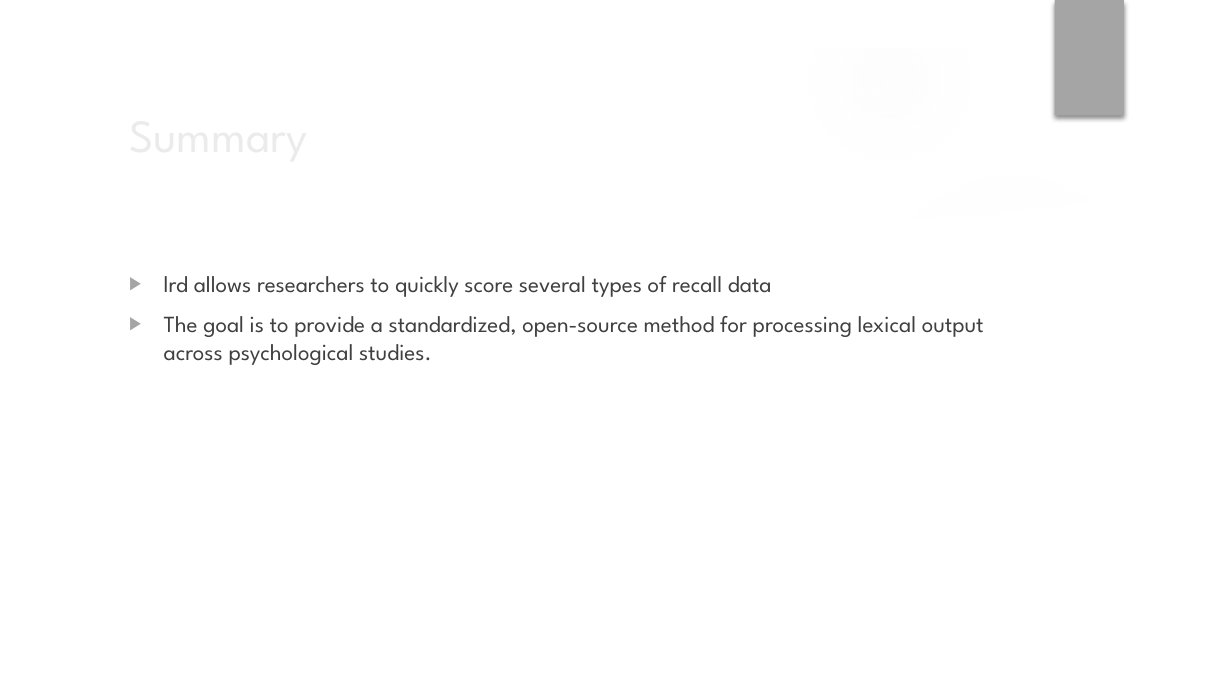
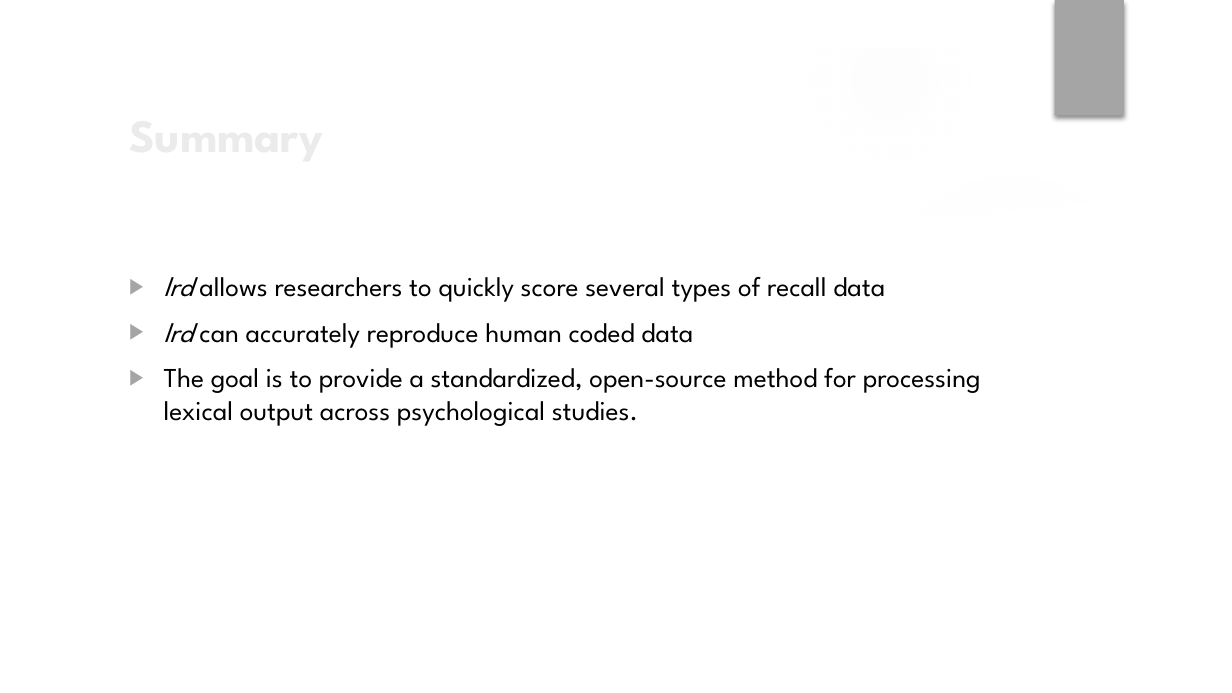
Before and after one commit to npm27/lrd-analysis, a slide deck: slide 21 of Presentations/Grad Symposium 21.pptx (slide 12 before the commit). Drawn at 1232x693 pixels with LibreOffice and Linux fonts; fonts in the diff are those of the drawing; background and template pictures are left out. Boxes give left, top, right and bottom in pixels: in the first picture for what was removed or moved away, otherwise in the second. Text is boxed around its words. In the diff, an @@ line names an element or a change of style, - is before the commit and + after.

```diff
--- a/Presentations/Grad Symposium 21.pptx
+++ b/Presentations/Grad Symposium 21.pptx
@@ title "Summary" at box(117, 99, 1003, 170): bold on @@
@@ text at box(164, 277, 981, 426): size 13.5 to 16 pt, text colour #404040 to #000000 in "lrd allows researchers to quickly score several ...", "The goal is to provide a standardized, ..."; italic on in "lrd" @@
@@ text at box(164, 323, 693, 348): paragraph added @@
+▶ lrd can accurately reproduce human coded data
```
Also in this commit, not shown: 9 other slides changed, 11 slides added, 2 slides removed, 2 other files.
